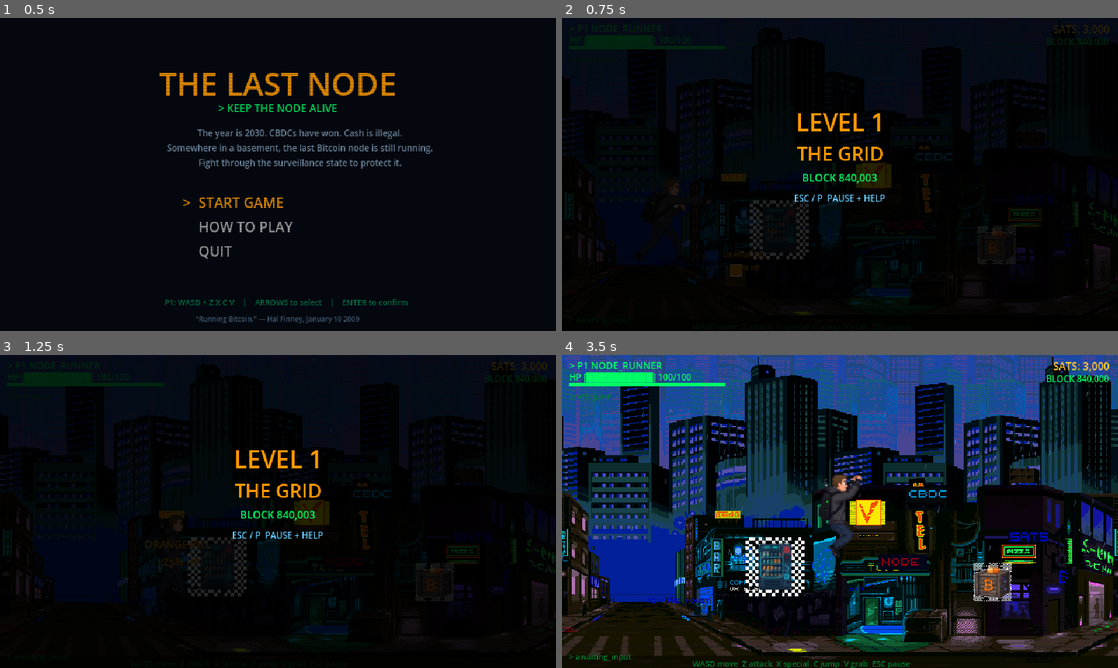
Above: before the commit, frames 1-4 (two rows, left to right).
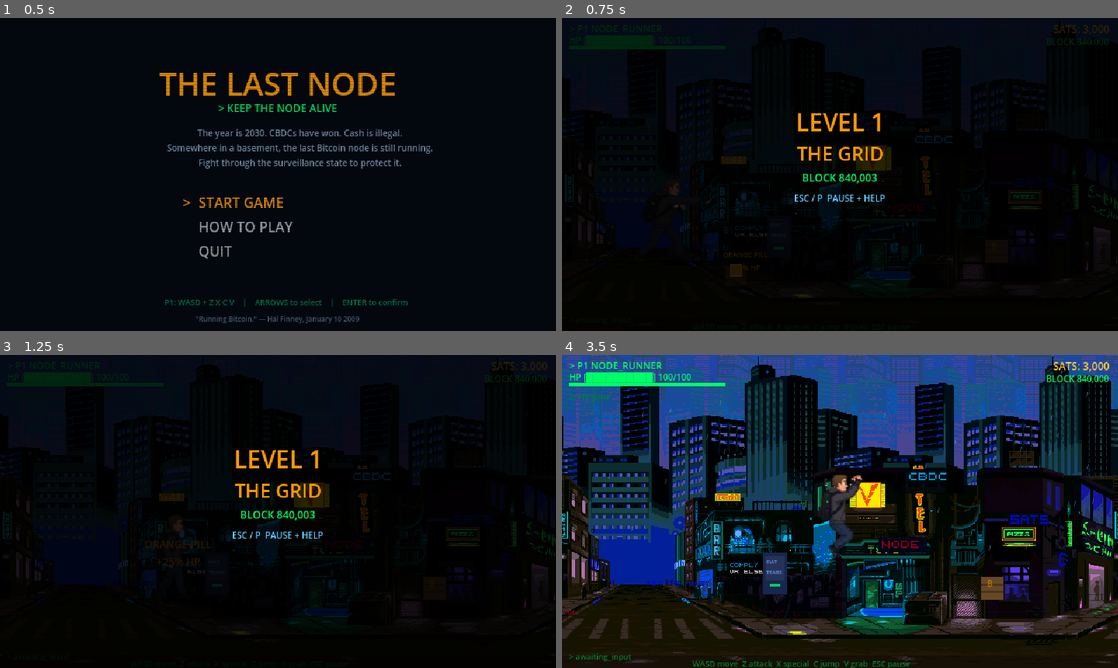
Above: after the commit, the same moments.

Repository: satsdisco/the-last-node-godot
Game: Godot game, scene res://scenes/ui/title_screen.tscn
Same seed, same stepped clock (60 frames per second), same inputs: the game is played once before the commit and once after it.
Inputs (mouse positions are in pixels of both pictures, inside the frame that each line leads up to):
- Up to frame 1 (0.5 s): no input
- Up to frame 2 (0.75 s): tap Enter at 0.5 s; move the mouse to (962, 158) at 0.52 s; hold D (move_right) from 0.53 s (still down); tap Z (attack) at 0.6 s; click (962, 158) at 0.67 s
- Up to frame 3 (1.25 s): keep holding D (move_right); tap C (jump) at 0.77 s
- Up to frame 4 (3.5 s): move the mouse to (728, 527) at 1.27 s; release D (move_right) at 1.28 s; hold S (move_down) 1.28-2.03 s; tap V (grab) at 1.35 s; tap C (jump) at 1.52, 3.02 s; tap Space at 2 s; move the mouse to (895, 442) at 2.02 s; hold D (move_right) 2.03-2.78 s; tap X (special) at 2.1 s; move the mouse to (812, 574) at 2.77 s; hold W (move_up) from 2.78 s (still down); tap Enter at 2.85 s; click (812, 574) at 2.92 s

Frame 1 is identical in both runs. In frame 2, 3.9% of the frame differs, in the area x 0-100%, y 31-95%; in frame 3, 3.8%; in frame 4, 27%, in the area x 0-100%, y 30-99%.

Commit message:
Replace broken prop art with procedural visuals + fix background gap
Props: AI-generated PNGs had checkerboard baked into RGB pixels.
Replaced with clean procedural ColorRect builds per prop type:
- Vending machine (dark blue body, "FIAT TEARS" label, green slot)
- KYC Checkpoint (two posts, red barrier, scanner light, "KYC" sign)
- Bitcoin ATM (dark body, orange B logo, "NO KYC" graffiti)
- Crate (wooden planks, B stamp)
- Billboard (pole + red sign, "YOUR MONEY OUR RULES")

Background: Added dark sky fill behind all layers to eliminate blue gap.
Foreground back to bottom_align_y=360 (screen bottom) so street
fills properly with no gap between layers.

Co-Authored-By: Claude Opus 4.6 (1M context) <noreply@anthropic.com>

Diff:
--- a/scripts/destructible.gd
+++ b/scripts/destructible.gd
@@ -44,24 +44,8 @@
 	col.shape = shape
 	add_child(col)
 
-	# Sprite
-	_sprite = Sprite2D.new()
-	var tex = load(PROP_TEXTURES.get(prop_type, ""))
-	if tex:
-		_sprite.texture = tex
-		_sprite.texture_filter = CanvasItem.TEXTURE_FILTER_NEAREST
-		# Position sprite so its bottom aligns with the collision (feet on ground)
-		_sprite.offset = Vector2(0, -tex.get_height() / 2.0)
-		_sprite.name = "Sprite"
-		add_child(_sprite)
-	else:
-		# Fallback to colored rect if texture missing
-		var fallback = ColorRect.new()
-		fallback.size = Vector2(32, 40)
-		fallback.color = Color(0.3, 0.3, 0.5)
-		fallback.position = Vector2(-16, -42)
-		fallback.name = "Sprite"
-		add_child(fallback)
+	# Procedural prop visuals — clean pixel art style, no broken AI images
+	_build_prop_visual()
 
 	z_index = int(global_position.y)
 
@@ -151,3 +135,148 @@
 			d.drops_power_up = false
 	parent.add_child(d)
 	return d
+
+func _build_prop_visual():
+	# Container for all visual parts — sits above collision at feet
+	var container = Node2D.new()
+	container.name = "Sprite"
+	add_child(container)
+
+	match prop_type:
+		PropType.VENDING:
+			# Dark blue vending machine with glowing slot
+			var body = ColorRect.new()
+			body.size = Vector2(28, 48)
+			body.position = Vector2(-14, -50)
+			body.color = Color(0.1, 0.15, 0.3)
+			container.add_child(body)
+			# Glass front
+			var glass = ColorRect.new()
+			glass.size = Vector2(22, 28)
+			glass.position = Vector2(-11, -46)
+			glass.color = Color(0.15, 0.2, 0.35)
+			container.add_child(glass)
+			# Glowing slot
+			var slot = ColorRect.new()
+			slot.size = Vector2(12, 3)
+			slot.position = Vector2(-6, -14)
+			slot.color = Color(0.0, 0.8, 0.4)
+			container.add_child(slot)
+			# "FIAT TEARS" label
+			var lbl = Label.new()
+			lbl.text = "FIAT\nTEARS"
+			lbl.position = Vector2(-10, -44)
+			lbl.add_theme_font_size_override("font_size", 6)
+			lbl.add_theme_color_override("font_color", Color(0.4, 0.6, 0.9))
+			container.add_child(lbl)
+
+		PropType.CHECKPOINT:
+			# KYC checkpoint gate — two posts with a red barrier
+			var post_l = ColorRect.new()
+			post_l.size = Vector2(6, 44)
+			post_l.position = Vector2(-24, -46)
+			post_l.color = Color(0.35, 0.35, 0.4)
+			container.add_child(post_l)
+			var post_r = ColorRect.new()
+			post_r.size = Vector2(6, 44)
+			post_r.position = Vector2(18, -46)
+			post_r.color = Color(0.35, 0.35, 0.4)
+			container.add_child(post_r)
+			# Red barrier bar
+			var bar = ColorRect.new()
+			bar.size = Vector2(36, 4)
+			bar.position = Vector2(-18, -30)
+			bar.color = Color(0.9, 0.15, 0.1)
+			container.add_child(bar)
+			# Scanner light (blinking red)
+			var scanner = ColorRect.new()
+			scanner.size = Vector2(4, 4)
+			scanner.position = Vector2(-2, -44)
+			scanner.color = Color(1.0, 0.2, 0.1)
+			container.add_child(scanner)
+			# KYC sign
+			var lbl = Label.new()
+			lbl.text = "KYC"
+			lbl.position = Vector2(-10, -46)
+			lbl.add_theme_font_size_override("font_size", 7)
+			lbl.add_theme_color_override("font_color", Color(1.0, 0.3, 0.2))
+			container.add_child(lbl)
+
+		PropType.ATM:
+			# Bitcoin ATM — dark body with orange B logo
+			var body = ColorRect.new()
+			body.size = Vector2(32, 52)
+			body.position = Vector2(-16, -54)
+			body.color = Color(0.12, 0.14, 0.2)
+			container.add_child(body)
+			# Screen
+			var screen = ColorRect.new()
+			screen.size = Vector2(24, 16)
+			screen.position = Vector2(-12, -48)
+			screen.color = Color(0.05, 0.1, 0.15)
+			container.add_child(screen)
+			# Bitcoin logo on screen
+			var btc = Label.new()
+			btc.text = "₿"
+			btc.position = Vector2(-6, -50)
+			btc.add_theme_font_size_override("font_size", 12)
+			btc.add_theme_color_override("font_color", Color(1.0, 0.6, 0.0))
+			container.add_child(btc)
+			# Card slot
+			var card_slot = ColorRect.new()
+			card_slot.size = Vector2(14, 2)
+			card_slot.position = Vector2(-7, -26)
+			card_slot.color = Color(0.05, 0.05, 0.05)
+			container.add_child(card_slot)
+			# "NO KYC" graffiti
+			var graffiti = Label.new()
+			graffiti.text = "NO KYC"
+			graffiti.position = Vector2(-14, -16)
+			graffiti.add_theme_font_size_override("font_size", 5)
+			graffiti.add_theme_color_override("font_color", Color(1.0, 0.5, 0.0, 0.6))
+			container.add_child(graffiti)
+
+		PropType.CRATE:
+			# Bitcoin crate — wooden with B stamp
+			var body = ColorRect.new()
+			body.size = Vector2(26, 26)
+			body.position = Vector2(-13, -28)
+			body.color = Color(0.4, 0.28, 0.15)
+			container.add_child(body)
+			# Darker planks
+			var plank1 = ColorRect.new()
+			plank1.size = Vector2(26, 2)
+			plank1.position = Vector2(-13, -20)
+			plank1.color = Color(0.3, 0.2, 0.1)
+			container.add_child(plank1)
+			var plank2 = ColorRect.new()
+			plank2.size = Vector2(26, 2)
+			plank2.position = Vector2(-13, -12)
+			plank2.color = Color(0.3, 0.2, 0.1)
+			container.add_child(plank2)
+			# B stamp
+			var stamp = Label.new()
+			stamp.text = "₿"
+			stamp.position = Vector2(-6, -26)
+			stamp.add_theme_font_size_override("font_size", 10)
+			stamp.add_theme_color_override("font_color", Color(1.0, 0.6, 0.0, 0.5))
+			container.add_child(stamp)
+
+		PropType.BILLBOARD:
+			# Propaganda billboard
+			var pole = ColorRect.new()
+			pole.size = Vector2(3, 50)
+			pole.position = Vector2(-1, -52)
+			pole.color = Color(0.3, 0.3, 0.35)
+			container.add_child(pole)
+			var sign_bg = ColorRect.new()
+			sign_bg.size = Vector2(40, 20)
+			sign_bg.position = Vector2(-20, -54)
+			sign_bg.color = Color(0.5, 0.12, 0.1)
+			container.add_child(sign_bg)
+			var lbl = Label.new()
+			lbl.text = "YOUR MONEY\nOUR RULES"
+			lbl.position = Vector2(-18, -54)
+			lbl.add_theme_font_size_override("font_size", 5)
+			lbl.add_theme_color_override("font_color", Color(1.0, 0.9, 0.8))
+			container.add_child(lbl)
--- a/scripts/test_arena.gd
+++ b/scripts/test_arena.gd
@@ -14,20 +14,29 @@
 
 func _ready():
 	# === BACKGROUNDS — Synth Cities parallax layers ===
-	# Scale by height (360px viewport) so all layers fill vertically.
-	# Foreground pushed down so buildings rise ABOVE the street, not covering it.
-
-	# Layer 1: Far skyline (slowest scroll) — fills full height, top-aligned
+	# Three layers: far skyline fills full height, mid fills full height,
+	# foreground scales to width and bottom-aligns to street level.
+	# Dark fill behind everything to cover any gaps.
+
+	# Dark sky fill — covers entire background so no blue gaps
+	var sky_fill = ColorRect.new()
+	sky_fill.color = Color(0.02, 0.03, 0.06)  # Near-black dark blue
+	sky_fill.position = Vector2(-200, 0)
+	sky_fill.size = Vector2(LEVEL_WIDTH + 400, 360)
+	sky_fill.z_index = -110
+	add_child(sky_fill)
+
+	# Layer 1: Far skyline (slowest scroll) — fills full height
 	_add_parallax_layer("res://assets/backgrounds/synth_back.png", -100, 0.15, 0, true)
 
-	# Layer 2: Mid buildings — fills full height, top-aligned
+	# Layer 2: Mid buildings — fills full height
 	_add_parallax_layer("res://assets/backgrounds/synth_middle.png", -80, 0.35, 0, true)
 
-	# Layer 3: Foreground buildings — bottom-aligned so street is at walk level
-	_add_parallax_layer("res://assets/backgrounds/synth_foreground_themed.png", -60, 0.6, 380, false)
-
-	# No separate floor rect — the foreground image IS the ground.
-	# Just a subtle darkening strip at the very bottom for depth
+	# Layer 3: Foreground buildings — bottom-aligned to screen bottom
+	# Scale by width so the street detail fills the walkable area
+	_add_parallax_layer("res://assets/backgrounds/synth_foreground_themed.png", -60, 0.6, 360, false)
+
+	# Subtle darkening at the very bottom for street depth
 	var floor_fade = ColorRect.new()
 	floor_fade.color = Color(0, 0, 0, 0.3)
 	floor_fade.position = Vector2(0, FLOOR_BOTTOM)
